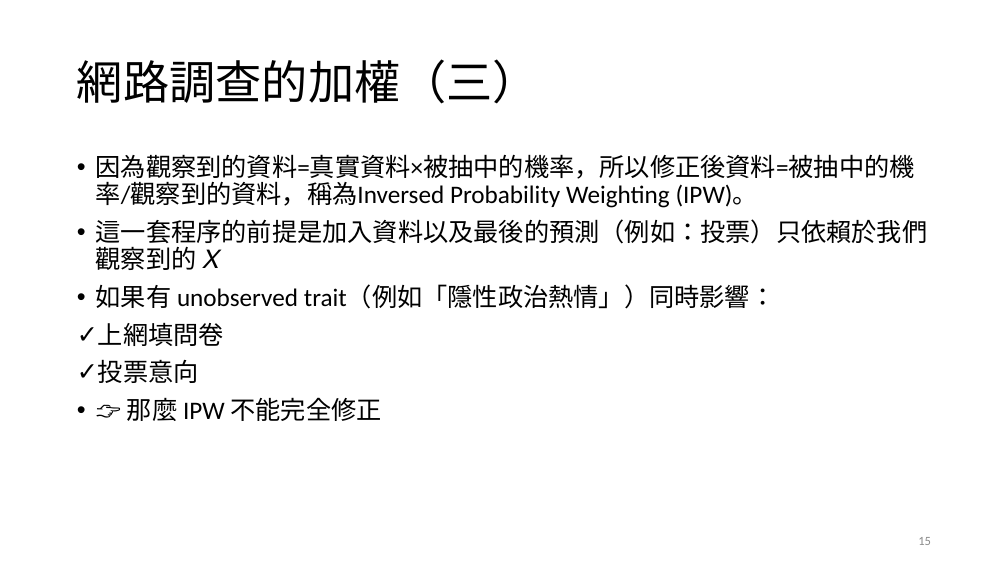
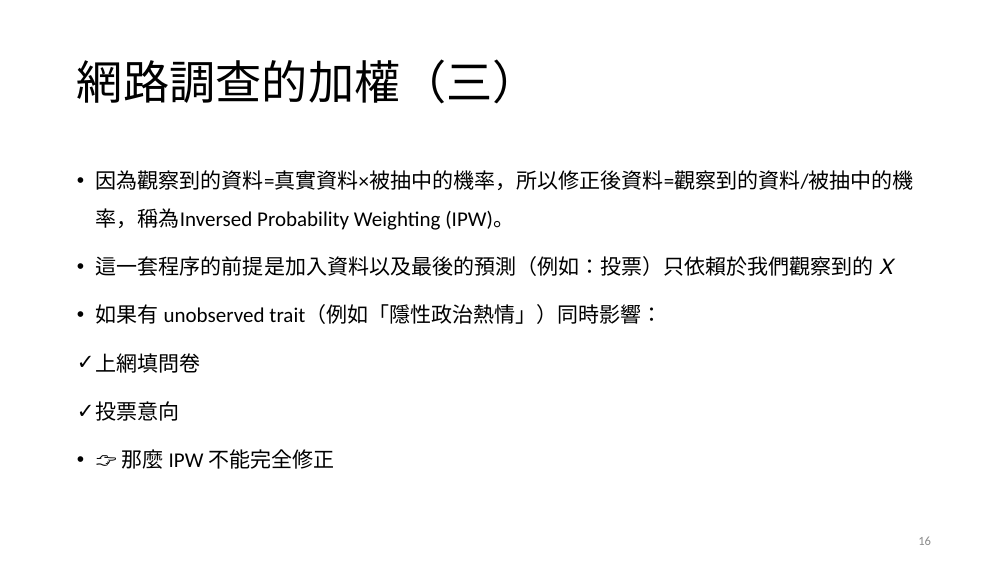
Before and after one commit to TsaiChiahung/PublicOpinion2026, a slide deck: slide 16 of 投影片/民意與調查Week4.pptx (slide 15 before the commit). Drawn at 1008x567 pixels with LibreOffice and Linux fonts; fonts in the diff are those of the drawing. Boxes give left, top, right and bottom in pixels: in the first picture for what was removed or moved away, otherwise in the second. Text is boxed around its words. In the diff, an @@ line names an element or a change of style, - is before the commit and + after.

```diff
--- a/投影片/民意與調查Week4.pptx
+++ b/投影片/民意與調查Week4.pptx
@@ text at bbox=[96, 170, 914, 230]: text changed; size 24 to 20 pt @@
-• 因為觀察到的資料=真實資料×被抽中的機率，所以修正後資料=被抽中的機率/觀察到的資料，稱為Inversed Probability Weighting (IPW)。
+• 因為觀察到的資料=真實資料×被抽中的機率，所以修正後資料=觀察到的資料/被抽中的機率，稱為Inversed Probability Weighting (IPW)。
@@ text at bbox=[96, 256, 894, 469]: size 24 to 20 pt in "這一套程序的前提是加入資料以及最後的預測（例如：投票）只依賴於我們觀察到的 𝑋", "如果有 unobserved trait（例如「隱性政治熱情」）同時影響：", "上網填問卷", "投票意向" and 1 more places; line spacing 0.9 to 1.5 @@
```
Also in this commit, not shown: 3 other slides changed, 1 slide added.
